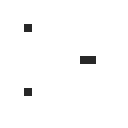
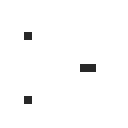
Two versions of the same layered image (128px x 128px). Layer-by-layer changes:
painted on "Background" over [24, 24, 96, 104]
